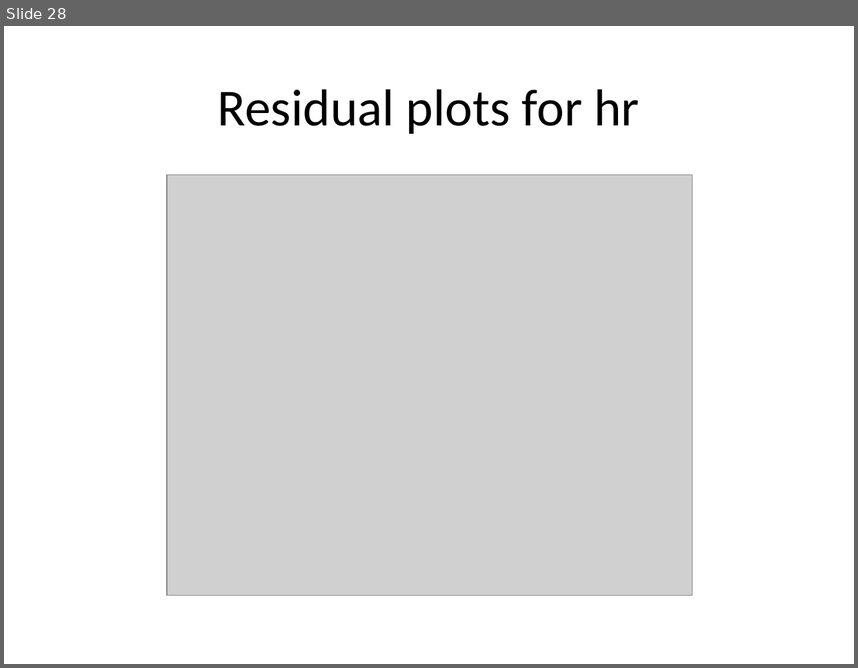
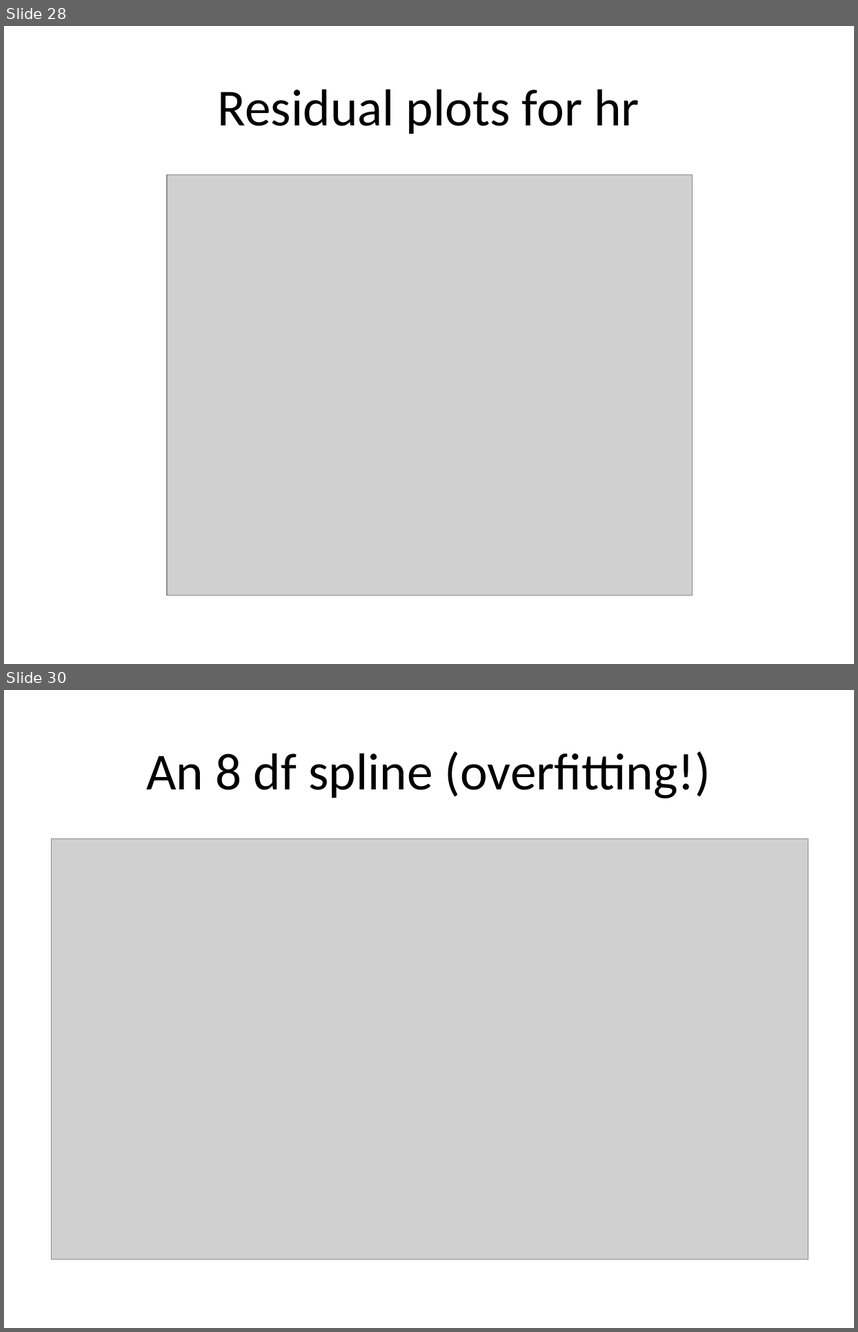
Before and after one commit to pmean/survival-lecture4, a slide deck: r/ppt4.pptx. Shown one above the other, each under a label of ours: slide 28 before the commit, slides 28 and 30 after it; the slides between them are not shown. The pictures are 858x668 and 858x1332 pixels, drawn with LibreOffice and Linux fonts; fonts in the diff are those of the drawing; grey boxes stand for pictures. Boxes give left, top, right and bottom in pixels: in the first picture for what was removed or moved away, otherwise in the second. Text is boxed around its words. In the diff, an @@ line names an element or a change of style, - is before the commit and + after.

```diff
--- a/r/ppt4.pptx
+++ b/r/ppt4.pptx
@@ slide 30 added at [4, 690, 854, 1328], background #FFFFFF @@
@@ title added at [146, 751, 711, 798], 44 pt, text #000000 @@
+An 8 df spline (overfitting!)
@@ picture added at [52, 839, 808, 1259] @@
```
Also in this commit, not shown: 2 slides changed, 4 other slides added, 4 slides removed, 2 other files.
